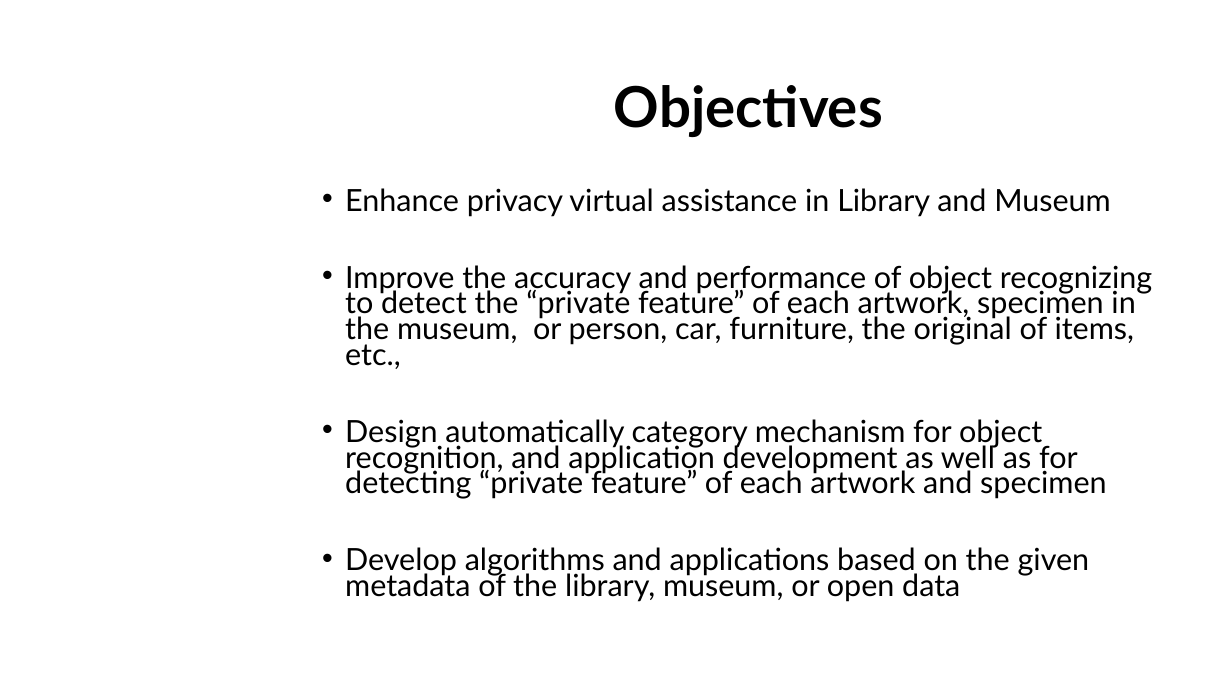
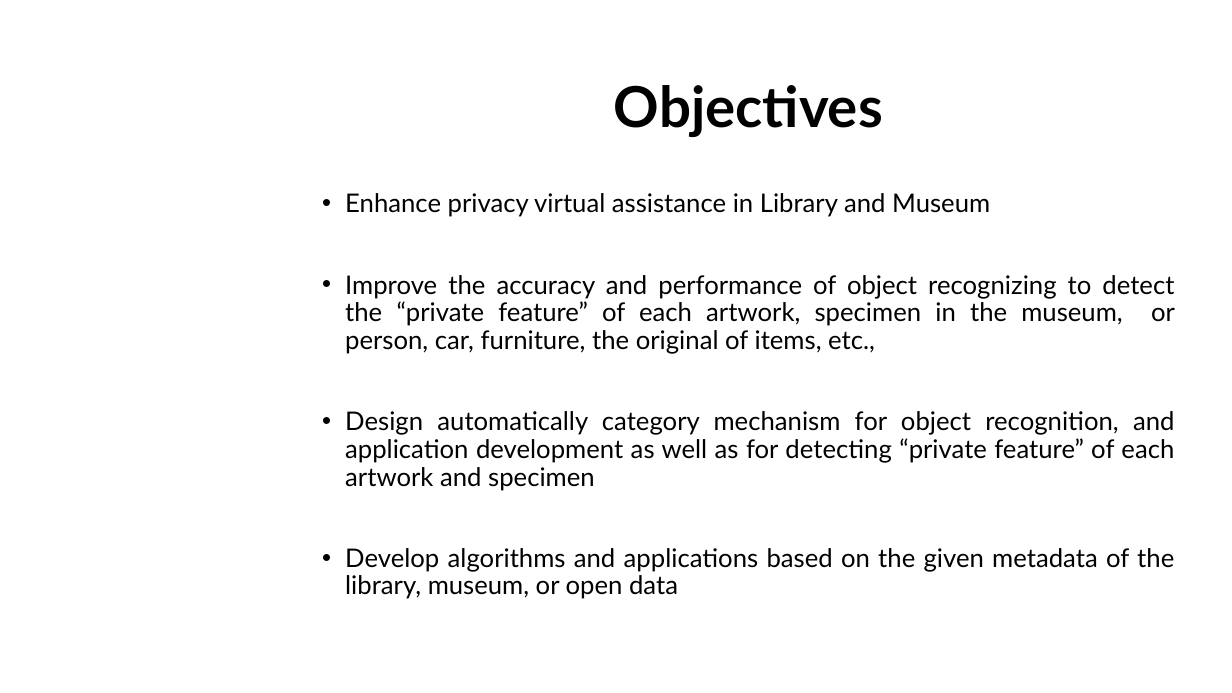
Before and after one commit to dungdovu/DGA1031, a slide deck: slide 12 of DGA1031/What is it.pptx (slide 11 before the commit). Drawn at 1232x693 pixels with LibreOffice and Linux fonts; fonts in the diff are those of the drawing; background and template pictures are left out. Boxes give left, top, right and bottom in pixels: in the first picture for what was removed or moved away, otherwise in the second. Text is boxed around its words. In the diff, an @@ line names an element or a change of style, - is before the commit and + after.

```diff
--- a/DGA1031/What is it.pptx
+++ b/DGA1031/What is it.pptx
@@ text "Enhance privacy virtual assistance in ..." at [345, 193, 1175, 599]: size 23.8 to 20 pt; alignment left to justified; line spacing 0.7 to 0.9 @@
```
Also in this commit, not shown: 7 other slides changed, 2 slides added, 28 other files.
